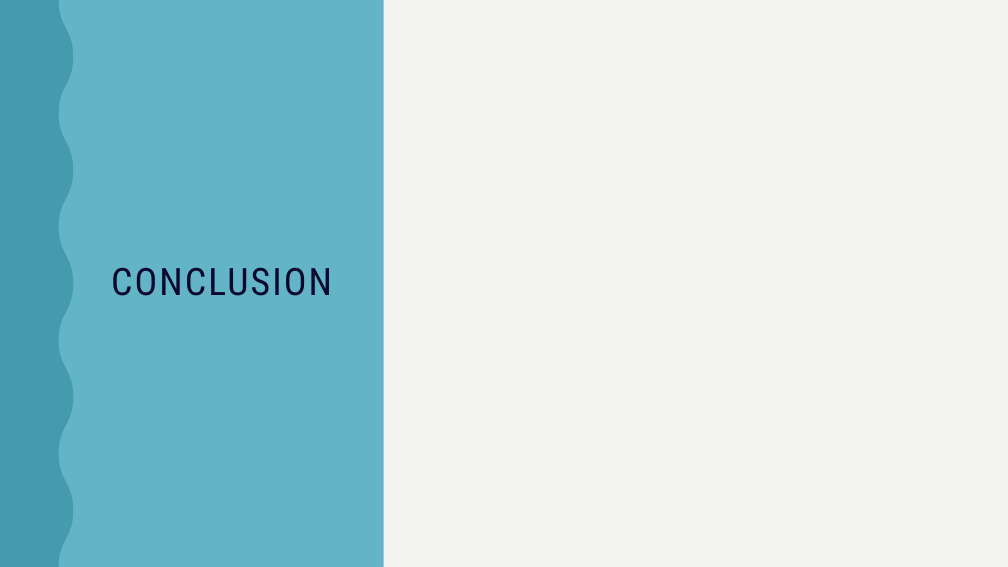
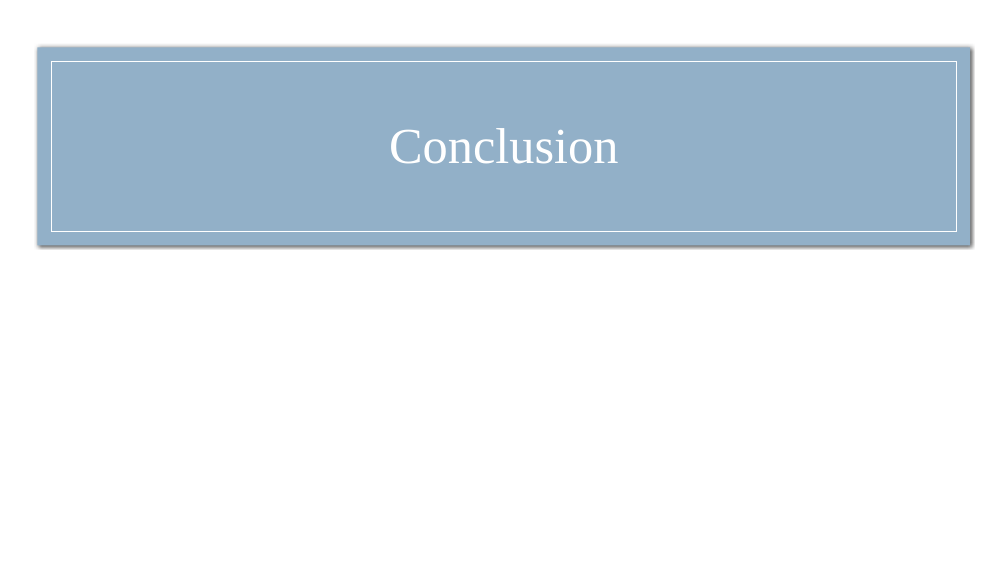
Before and after one commit to laurenemilyto/film_adapatation_success, a slide deck: slide 10 of Steg_pres.pptx. Drawn at 1008x567 pixels with LibreOffice and Linux fonts; fonts in the diff are those of the drawing. Boxes give left, top, right and bottom in pixels: in the first picture for what was removed or moved away, otherwise in the second. Text is boxed around its words. In the diff, an @@ line names an element or a change of style, - is before the commit and + after.

```diff
--- a/Steg_pres.pptx
+++ b/Steg_pres.pptx
@@ background #F3F3F2 to #FFFFFF @@
@@ rectangle at [0,0,1008,567]: fill #F3F3F2 to #FFFFFF @@
@@ freeform shape removed at [0,0,73,567] @@
@@ rectangle removed at [0,0,383,567] @@
@@ freeform shape removed at [0,0,73,567] @@
@@ rectangle added at [38,48,971,246], fill #92B0C8 @@
@@ rectangle added at [51,61,957,232], outline #FFFFFF 0.5 pt @@
@@ title at [389,128,618,164]: text changed; size 36 to 48 pt; font Roboto Condensed to Times New Roman; text colour #0B082E to #FFFFFF @@
-CONCLUSION
+Conclusion
```
Also in this commit, not shown: 7 other slides changed, 4 slides added, 4 slides removed, 1 other file.
